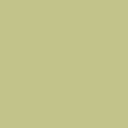
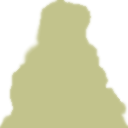
Layers edited between the first and the second 128px x 128px image:
hid "Layer copy #3" over bbox(0, 0, 128, 128)
showed "Layer copy #1", painted on it over bbox(0, 0, 128, 128)
